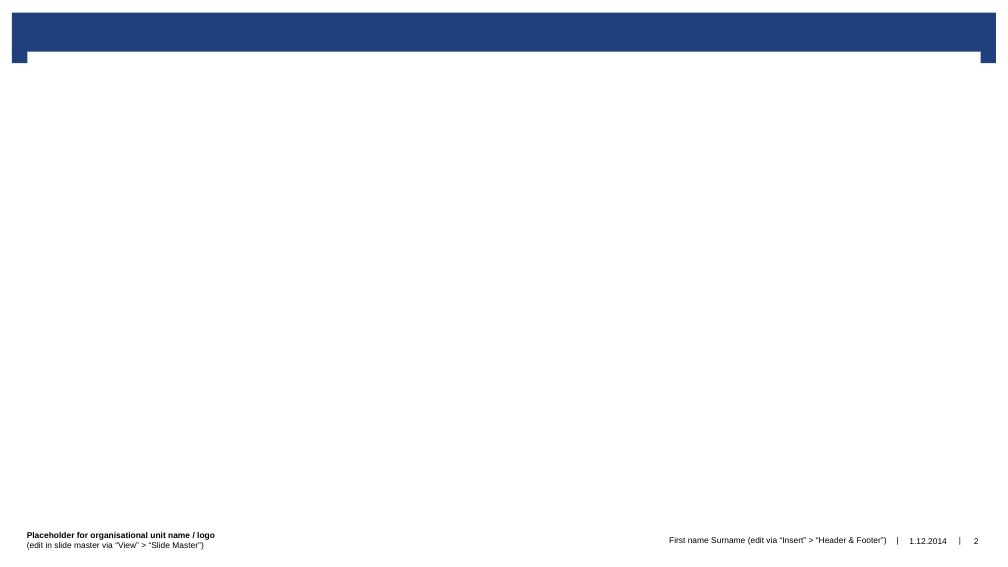
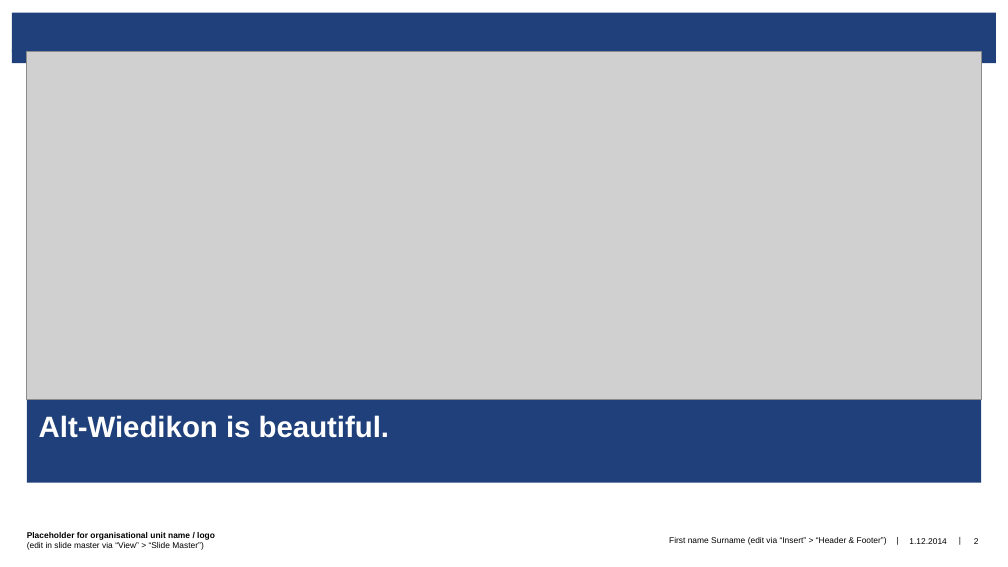
Before and after one commit to prakharmehta95/Thesis, a slide deck: slide 2 of PM/Presentations/PM_ThesisUpdates_Jan25.pptx. Drawn at 1008x567 pixels with LibreOffice and Linux fonts; fonts in the diff are those of the drawing; grey boxes stand for pictures; background and template pictures are left out. Boxes give left, top, right and bottom in pixels: in the first picture for what was removed or moved away, otherwise in the second. Text is boxed around its words. In the diff, an @@ line names an element or a change of style, - is before the commit and + after.

```diff
--- a/PM/Presentations/PM_ThesisUpdates_Jan25.pptx
+++ b/PM/Presentations/PM_ThesisUpdates_Jan25.pptx
@@ picture added at (26,51,981,399) @@
@@ title added at (26,399,981,482), fill #1F407A, 28 pt, text #FFFFFF, bold @@
+Alt-Wiedikon is beautiful.
```
Also in this commit, not shown: 7 other slides changed, 6 slides added, 2 slides removed, 7 other files.
